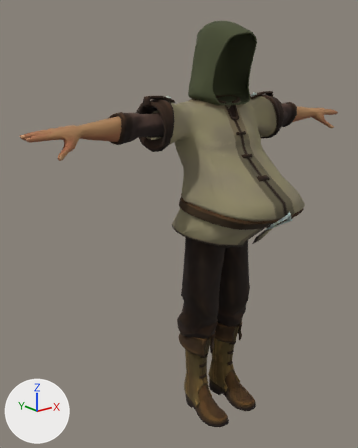
Before and after pictures for a commit that changed the glTF model public/assets/characters/body-preview/Male_Herbalist.glb.
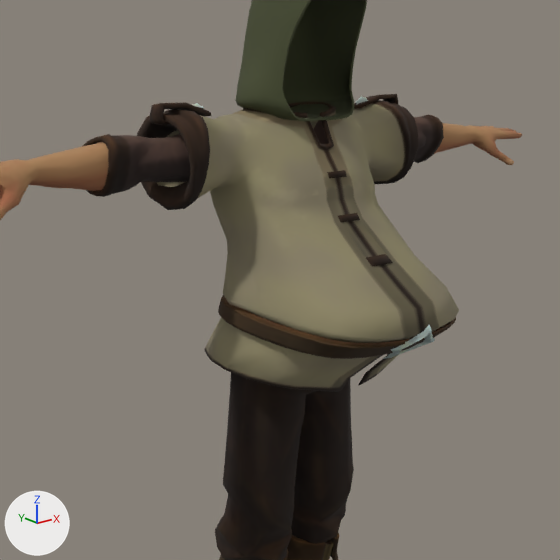
Each version is shown whole from a 50 mm lens placed at (-1.54, -1.759, -8.306), pointed at (-0.188, -0.069, -8.982), then close up on the part from 18% to 100% of the width and 9% to 75% of the height. The axes (+X, +Y, +Z) are drawn at lower left. The lights are the same throughout. The last two pictures show the newer version. Both versions are drawn at full value of the shape key 'Fat' of 'Male_Peasant_Body'; the numbers are the values there. Vertices at exactly the same position are counted once.

In view in the first close-up: 'Male_Peasant_Arms', 'Male_Peasant_Body', 'Male_Peasant_Feet', 'Male_Peasant_Legs', 'Male_Ranger_Head_Hood'.
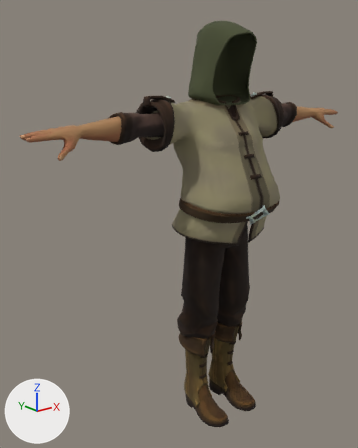
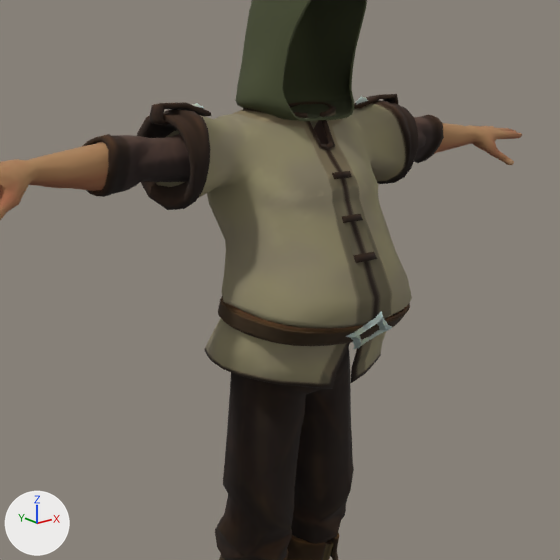
What differs and where, as boxes [x1, y1, x2, y2] in the close-ups (560 x 560 px; the box of a moved part takes in the faces that stretch with it):
'Male_Peasant_Body', reshaped (13% narrower): before [137, 94, 459, 392]; after [137, 94, 418, 389]
part 1 of me_male_peasant_body, moved or reshaped: before [147, 133, 459, 391]; after [147, 133, 412, 389]

Diff of the bpy script that builds the scene:
```diff
--- a/public/assets/characters/body-preview/Male_Herbalist.glb.py
+++ b/public/assets/characters/body-preview/Male_Herbalist.glb.py
@@ me_male_peasant_body @@
 # used by ob_male_peasant_body; location = (0.0, 0.0, 0.0)
-me_male_peasant_body.from_pydata(...)  # 1439 vertices, 2758 faces; spans x -0.373..0.373, y -0.546..0.053, z -9.058..-8.409
+me_male_peasant_body.from_pydata(...)  # 1439 vertices, 2758 faces; spans x -0.373..0.373, y -0.411..0.053, z -9.058..-8.409
+# me_male_peasant_body part 1: 981 of 1439 vertices moved; they spanned x -0.349..0.349, y -0.546..0.02, z -9.058..-8.47 and now span x -0.349..0.349, y -0.411..0.026, z -9.058..-8.47; mean shift (0.0, 0.041, 0.0); largest move (-0.158, -0.486, -8.872) -> (-0.158, -0.349, -8.872)
 me_male_peasant_body.materials.append(mat_sv_mi_peasant)
```
